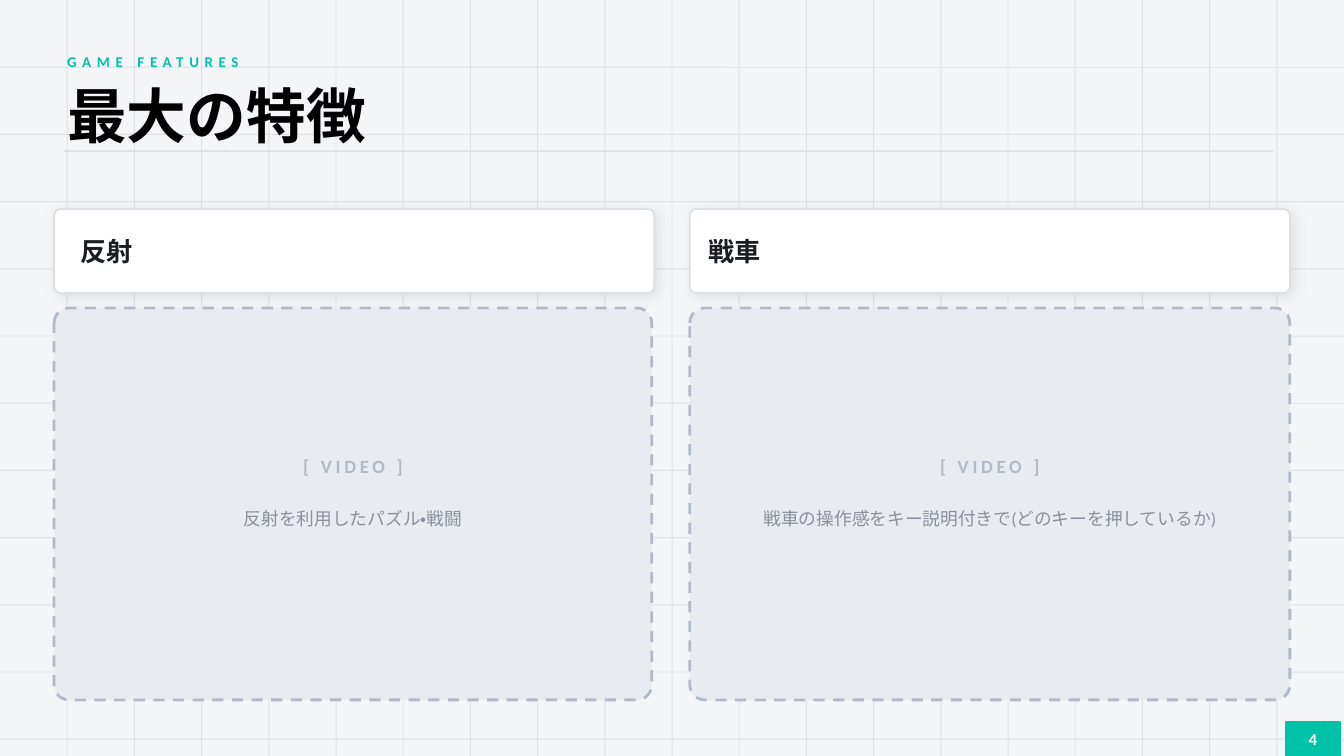
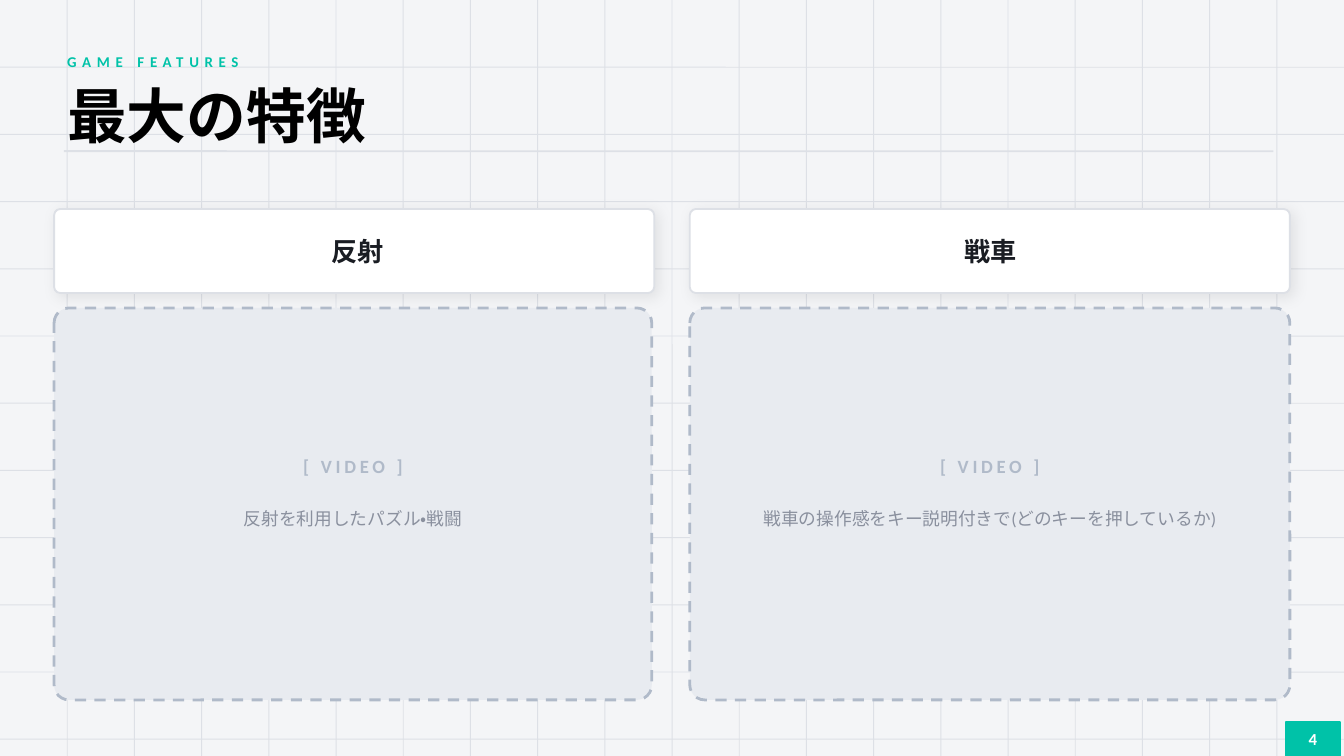
Before and after one commit to huraru7/ProjectTaker, a slide deck: slide 3 of Assets/ProjectTanker/tank_game_template.pptx. Drawn at 1344x756 pixels with LibreOffice and Linux fonts; fonts in the diff are those of the drawing. Boxes give left, top, right and bottom in pixels: in the first picture for what was removed or moved away, otherwise in the second. Text is boxed around its words. In the diff, an @@ line names an element or a change of style, - is before the commit and + after.

```diff
--- a/Assets/ProjectTanker/tank_game_template.pptx
+++ b/Assets/ProjectTanker/tank_game_template.pptx
@@ text "反射" at (x1=332, y1=239, x2=384, y2=264): alignment left to centre @@
@@ text "戦車" at (x1=965, y1=239, x2=1017, y2=264): alignment left to centre @@
```
Also in this commit, not shown: 5 other slides changed, 1 slide removed, 36 other files.
